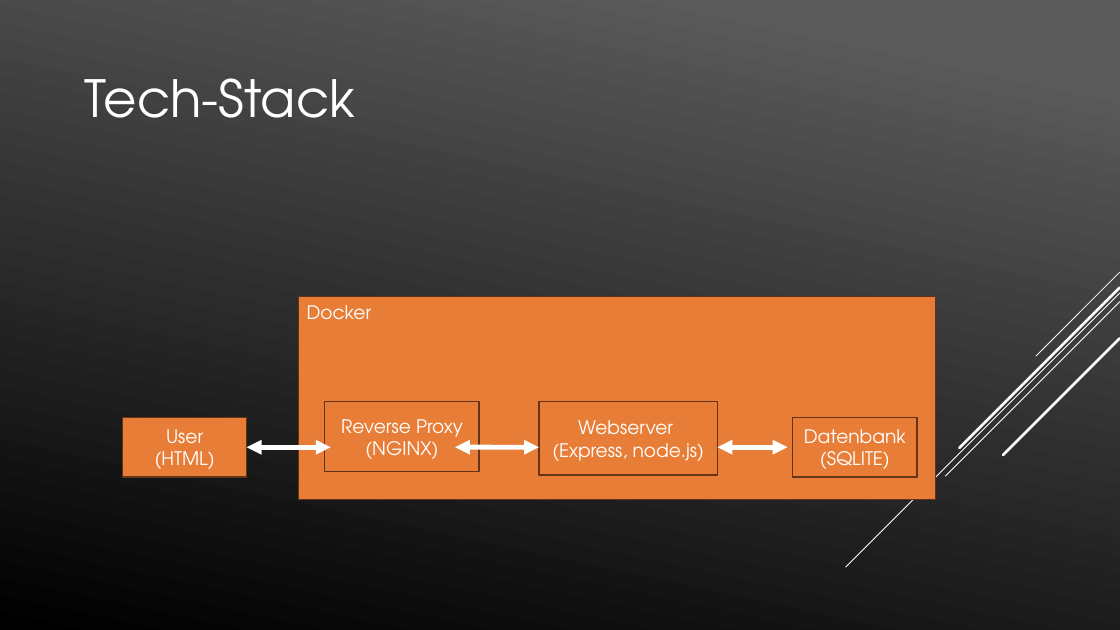
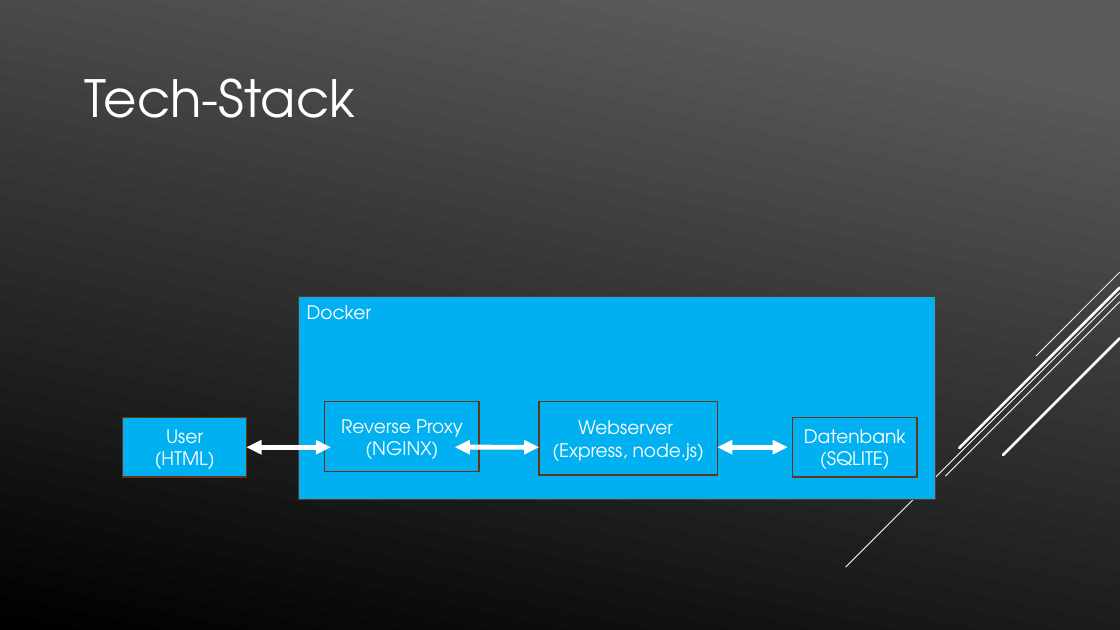
Before and after one commit to xamsemi/Advanced-Programing, a slide deck: slide 3 of Busreservierungssystem für Vereinsfahrten3_2.pptx. Drawn at 1120x630 pixels with LibreOffice and Linux fonts; fonts in the diff are those of the drawing. Boxes give left, top, right and bottom in pixels: in the first picture for what was removed or moved away, otherwise in the second. Text is boxed around its words. In the diff, an @@ line names an element or a change of style, - is before the commit and + after.

```diff
--- a/Busreservierungssystem für Vereinsfahrten3_2.pptx
+++ b/Busreservierungssystem für Vereinsfahrten3_2.pptx
@@ fill #E87D37 to #00B0F0 in 5 elements at <box>123,418,247,477</box>, <box>298,297,936,500</box>, <box>793,418,918,477</box>, <box>539,402,718,475</box>, <box>325,402,480,471</box> @@
```
Also in this commit, not shown: 1 other file.
